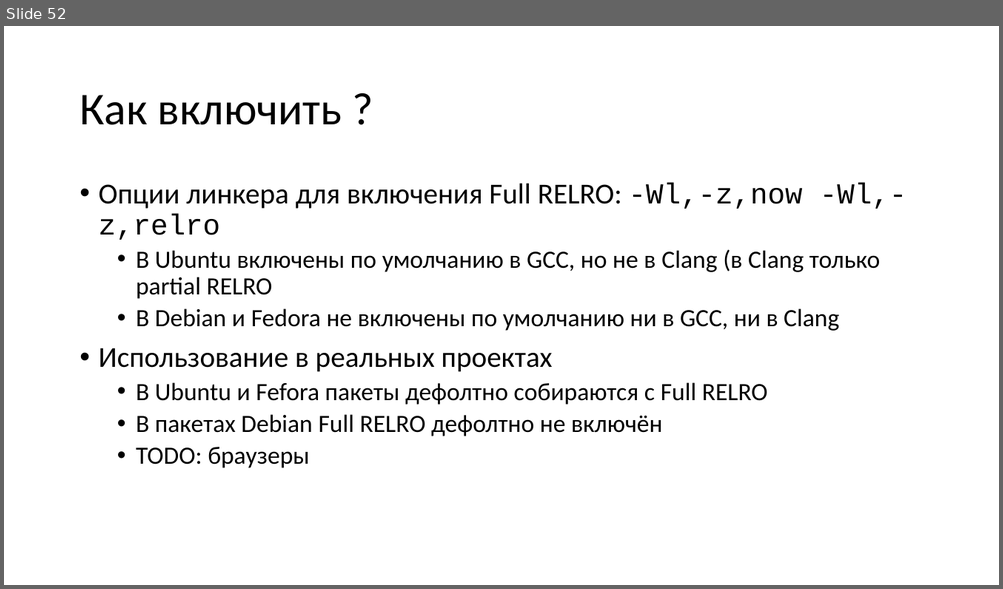
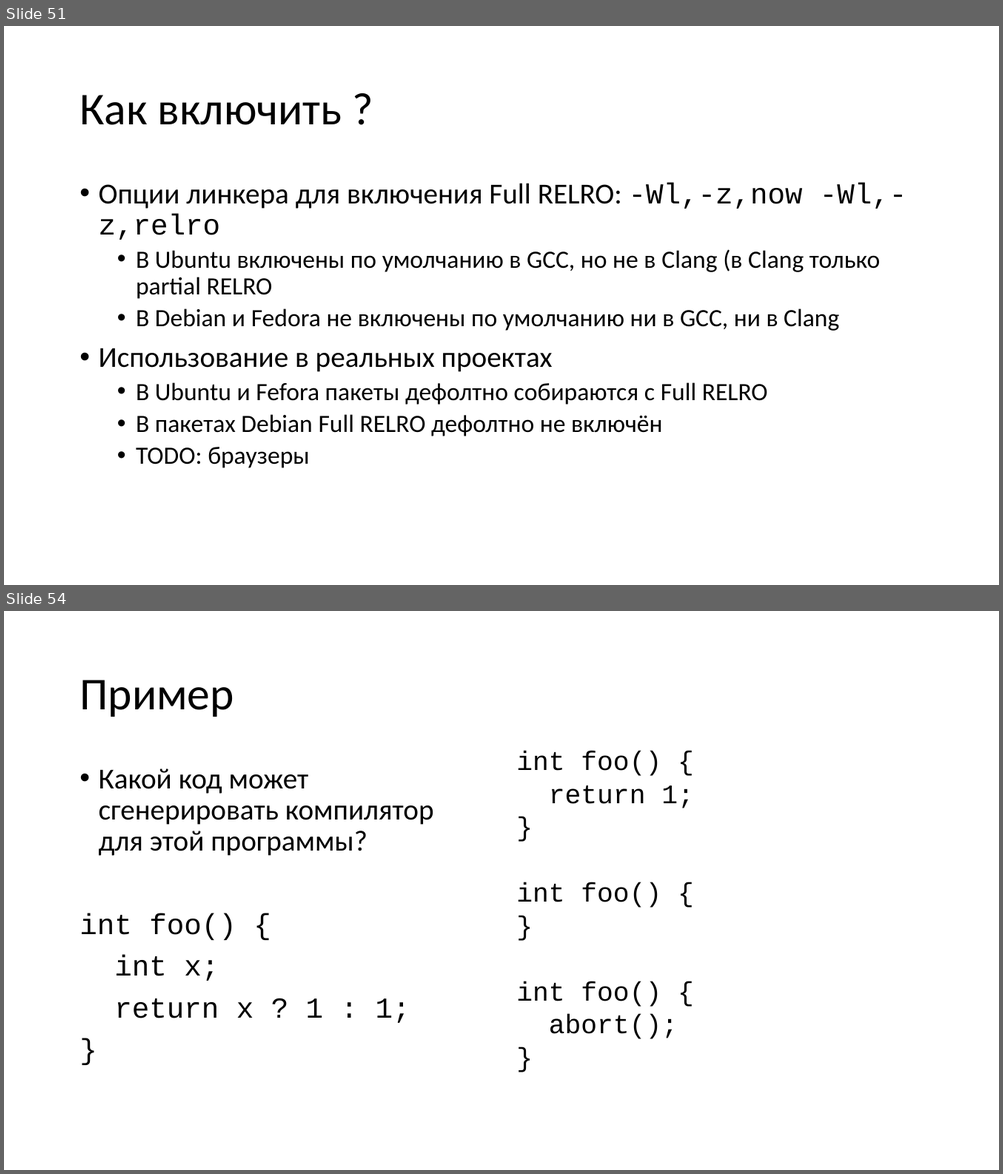
Before and after one commit to yugr/slides, a slide deck: CppZeroCost/2025/RU.pptx. Shown one above the other, each under a label of ours: slide 52 before the commit, slides 51 and 54 after it; the slides between them are not shown. The pictures are 1003x589 and 1003x1174 pixels, drawn with LibreOffice and Linux fonts; fonts in the diff are those of the drawing. Boxes give left, top, right and bottom in pixels: in the first picture for what was removed or moved away, otherwise in the second. Text is boxed around its words. In the diff, an @@ line names an element or a change of style, - is before the commit and + after.

```diff
--- a/CppZeroCost/2025/RU.pptx
+++ b/CppZeroCost/2025/RU.pptx
@@ slide 54 added at bbox=[4, 611, 999, 1170], background #FFFFFF @@
@@ title added at bbox=[79, 680, 233, 717], 44 pt, text #000000 @@
+Пример
@@ text added at bbox=[516, 752, 694, 1039], 25.9 pt, text #000000 @@
+int foo() {
+return 1;
+}
+int foo() {
+}
+int foo() {
+abort();
+}
@@ text added at bbox=[79, 769, 434, 1023], 28 pt, text #000000 @@
+• Какой код может сгенерировать компилятор для этой программы?
+int foo() {
+int x;
+return x ? 1 : 1;
+}
@@ what was slide 52 is now slide 51 @@
```
Also in this commit, not shown: 20 other slides added, 1 slide removed, 1 other file.
